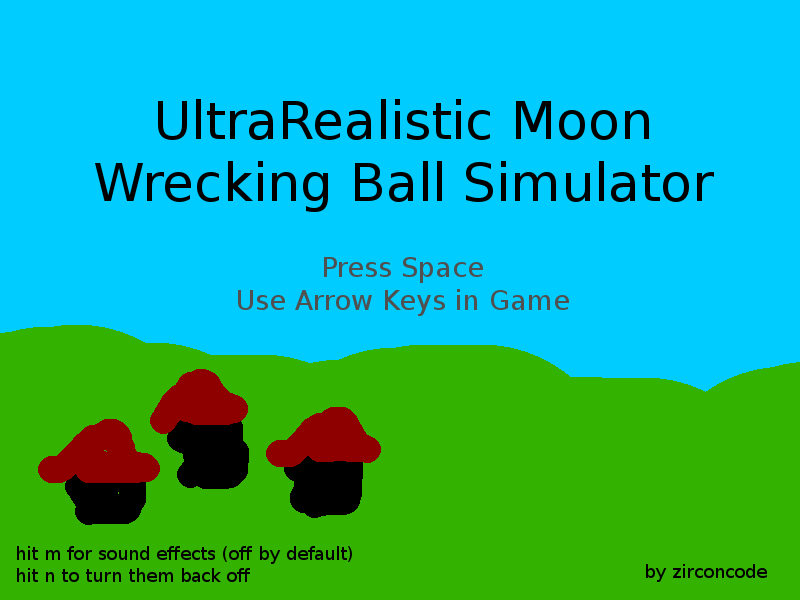
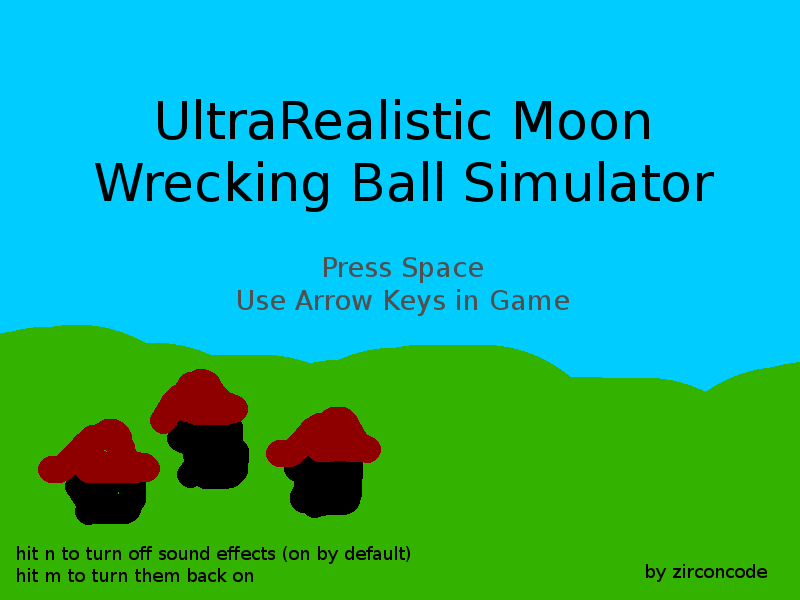
Before/after of a 800×600 layered artwork. What changed in the layer stack:
renamed "hit m for sound effects (off b..." to "hit n to turn off sound effect...", painted on it over [51, 546, 410, 582]
